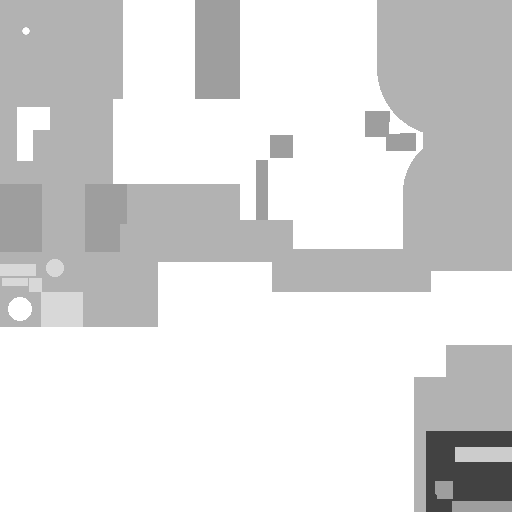
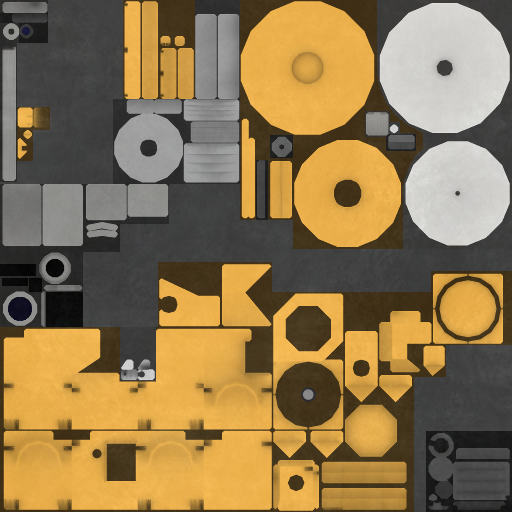
Layered file, before and after one edit (w=512, h=512). Changes by layer:
hid "___MET", painted on it over [0, 0, 512, 512]
showed group "ALBEDO" (4 layers) over [0, 0, 512, 512]
painted on "Warstwa" over [42, 184, 169, 252]
